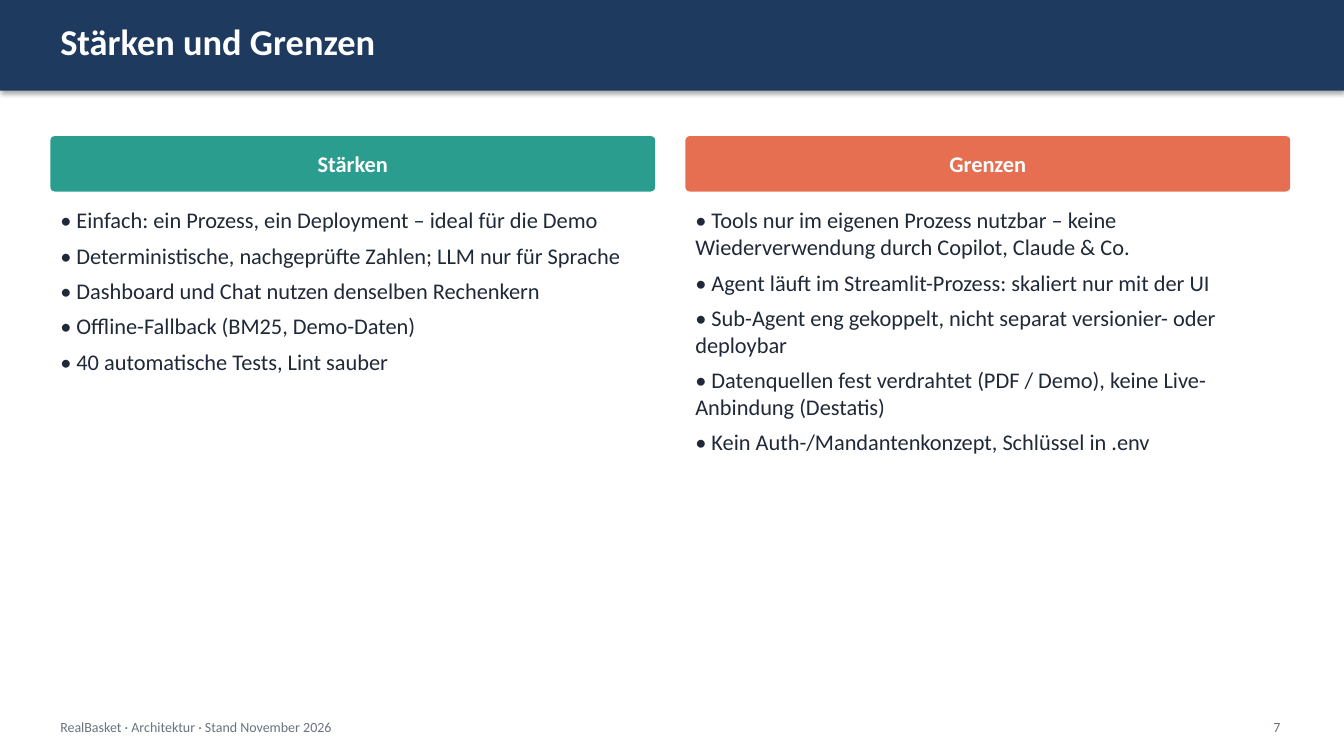
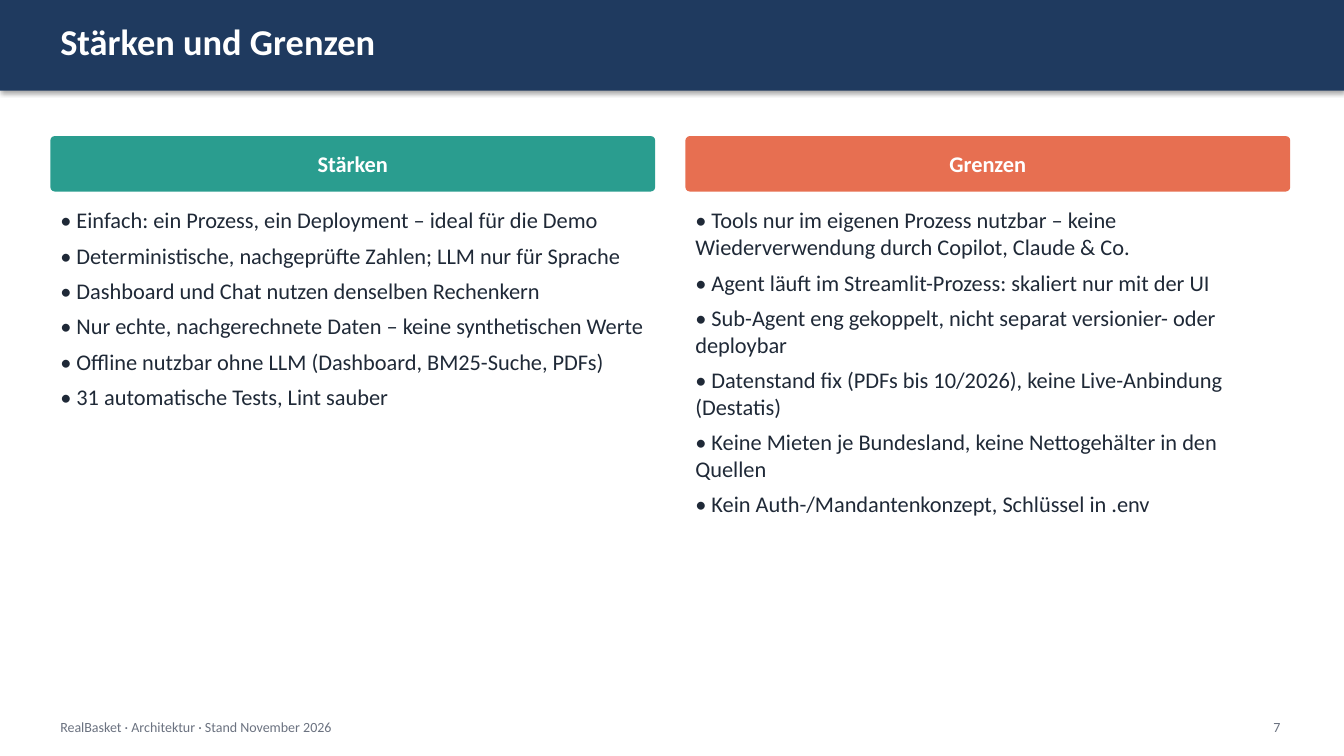
Before and after one commit to ValentinIliu1212/real-basket, a slide deck: slide 7 of docs/architecture/RealBasket_Architektur_Ist.pptx. Drawn at 1344x756 pixels with LibreOffice and Linux fonts; fonts in the diff are those of the drawing. Boxes give left, top, right and bottom in pixels: in the first picture for what was removed or moved away, otherwise in the second. Text is boxed around its words. In the diff, an @@ line names an element or a change of style, - is before the commit and + after.

Commit message:
Remove synthetic demo data: real reference data only; regenerate architecture decks

```diff
--- a/docs/architecture/RealBasket_Architektur_Ist.pptx
+++ b/docs/architecture/RealBasket_Architektur_Ist.pptx
@@ text at [76, 318, 643, 408]: text changed @@
-• Offline-Fallback (BM25, Demo-Daten)
-• 40 automatische Tests, Lint sauber
+• Nur echte, nachgerechnete Daten – keine synthetischen Werte
+• Offline nutzbar ohne LLM (Dashboard, BM25-Suche, PDFs)
+• 31 automatische Tests, Lint sauber
@@ text at [695, 372, 1222, 480]: text changed @@
-• Datenquellen fest verdrahtet (PDF / Demo), keine Live-Anbindung (Destatis)
+• Datenstand fix (PDFs bis 10/2026), keine Live-Anbindung (Destatis)
+• Keine Mieten je Bundesland, keine Nettogehälter in den Quellen
```
Also in this commit, not shown: 5 other slides changed, 28 other files.
